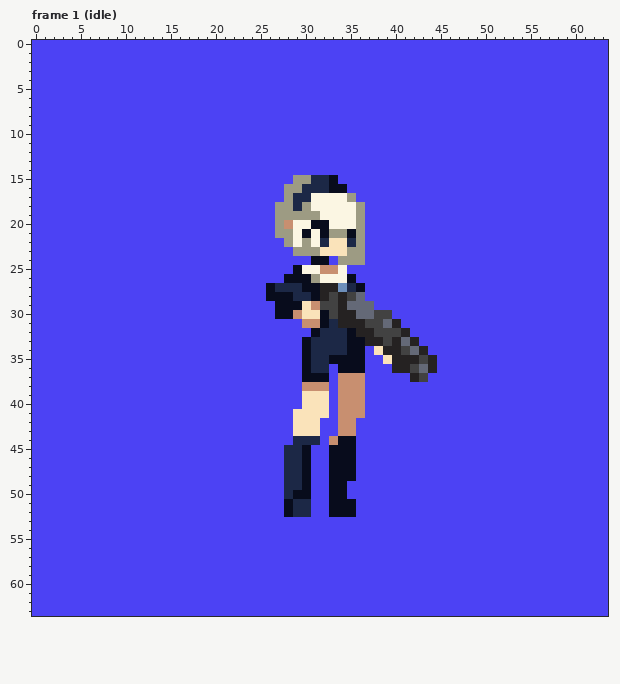
One commit to this pixel-art file: player_sprite_sheet_uniform.aseprite. The picture above is the old version.
64x64 pixels, 60 frames. Shown: frame 1 (idle). The commit also changed other frames, which this record leaves out.
Now the later version:
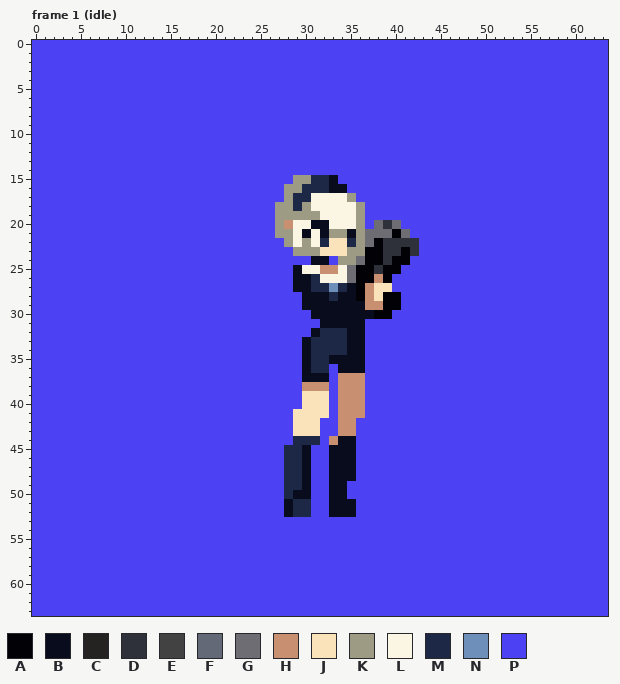
Palette (. is transparent): A #020206  B #080c1c  C #252222  D #2e3139  E #424242  F #646977  G #6d6d73  H #c88f70  J #fae3ba  K #9d9b83  L #fbf6e3  M #1c2846  N #6d8fba  P #4c42f4
Diff:
layer "handgun" now shown
layer "rifle" now hidden
Frame 1 (idle):
y 20: x 38..40 PPP -> GDG
y 21: x 37..41 PPPPP -> GGGAG
y 22: x 37..42 PPPPPP -> GADDDD
y 23: x 37..42 PPPPPP -> AADDAD
y 24: x 36..41 KPPPPP -> GAADAA
y 25: x 35..40 PPPPPP -> GAADAA
y 26: x 28 B -> P; x 31 K -> M; x 35..39 BPPPP -> GAAHA
y 27: x 26..29 BMMM -> PPPB; x 31..39 BCCNMBPPP -> MMNMBAHJJ
y 28: x 26..30 BBBMM -> PPPPB; x 32..40 CECEFPPPP -> BMBBAHJAA
y 29: x 27..40 BBBJHEECFFFPPP -> PPPBBBBBBBHHAA
y 30: x 27..31 BBHJJ -> PPPPB; x 33..39 ECCFFEE -> BBBBBAA
y 31: x 30..31 HH -> PP; x 33..40 MCCCEEFC -> BBBBPPPP
y 32: x 36..41 CCEEEC -> BPPPPP
y 33: x 37..42 CCECFC -> PPPPPP
y 34: x 38..43 JCCEFC -> PPPPPP
y 35: x 39..44 JCCCEC -> PPPPPP
y 36: x 40..44 CCEFC -> PPPPP
y 37: x 42..43 CE -> PP
Pixel boxes of the changes (left, top, right, bottom) in both pictures:
changed: (266, 220, 437, 382)
